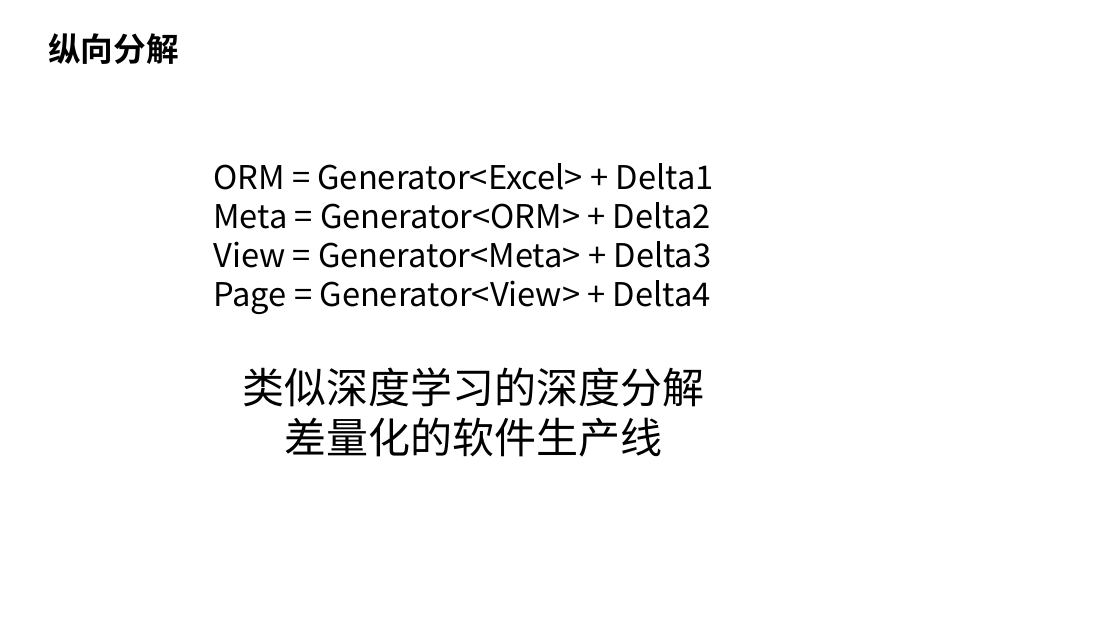
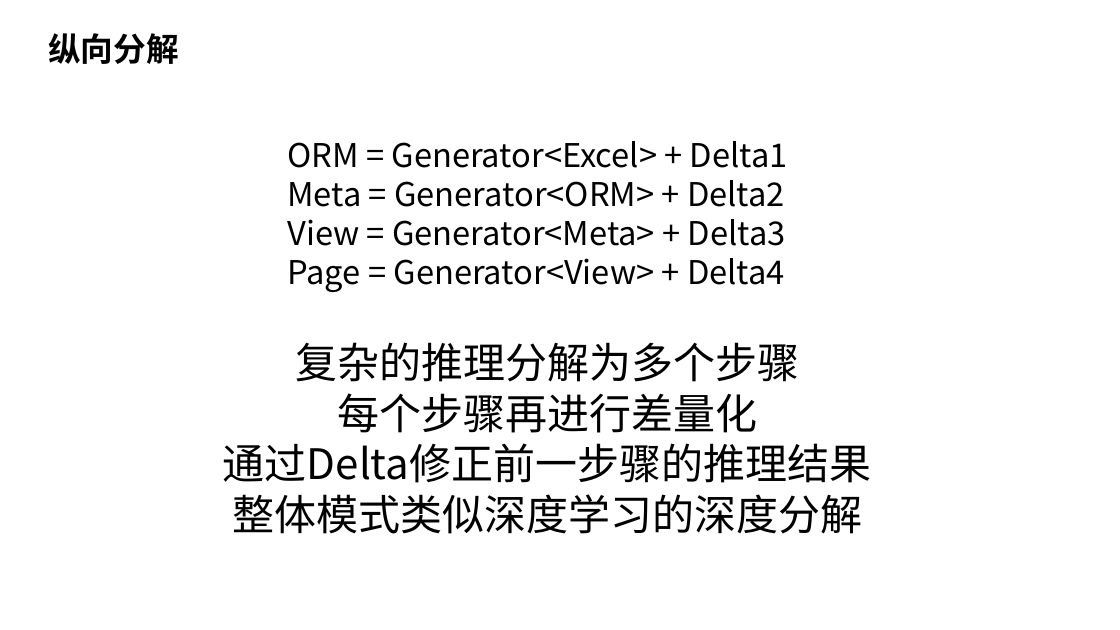
Before and after one commit to nop-platform/nop-entropy-docs, a slide deck: slide 18 of src/ppt/theory-of-reversible-computation.pptx. Drawn at 1120x630 pixels with LibreOffice and Linux fonts; fonts in the diff are those of the drawing. Boxes give left, top, right and bottom in pixels: in the first picture for what was removed or moved away, otherwise in the second. Text is boxed around its words. In the diff, an @@ line names an element or a change of style, - is before the commit and + after.

```diff
--- a/src/ppt/theory-of-reversible-computation.pptx
+++ b/src/ppt/theory-of-reversible-computation.pptx
@@ text "ORM = Generator<Excel> + Delta1": place and size @@
-text "ORM = Generator<Excel> + Delta1" at <box>213,163,714,314</box>
+text "ORM = Generator<Excel> + Delta1" at <box>287,141,788,292</box>
@@ text at <box>223,342,872,534</box>: text changed @@
-类似深度学习的深度分解
-差量化的软件生产线
+复杂的推理分解为多个步骤
+每个步骤再进行差量化
+通过Delta修正前一步骤的推理结果
+整体模式类似深度学习的深度分解
```
Also in this commit, not shown: 15 other slides changed.
